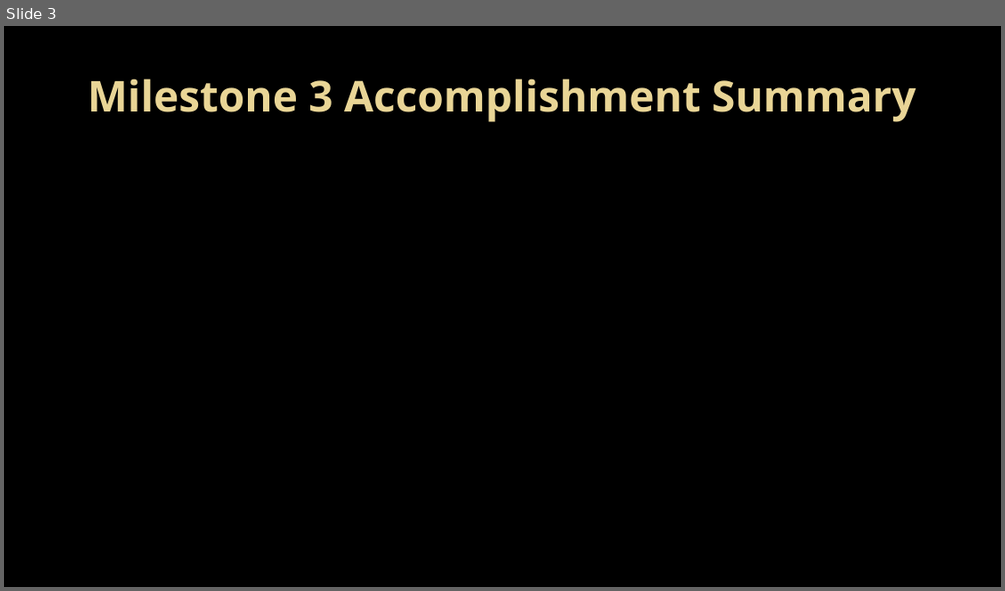
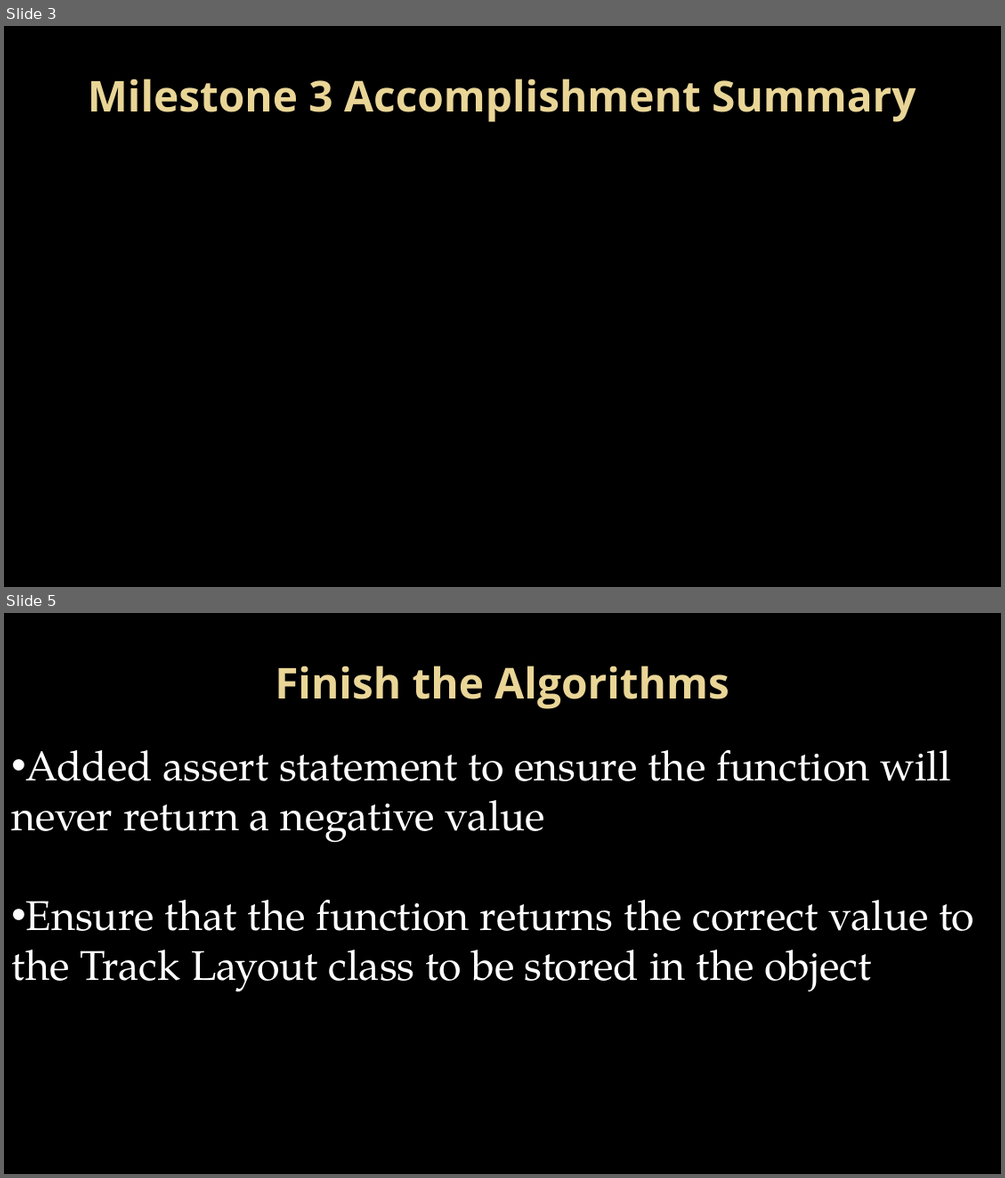
Before and after one commit to Topgun122104/SeniorProj, a slide deck: Documents/Presentations/Milestone 3 presentation.pptx. Shown one above the other, each under a label of ours: slide 3 before the commit, slides 3 and 5 after it; the slides between them are not shown. The pictures are 1005x591 and 1005x1178 pixels, drawn with LibreOffice and Linux fonts; fonts in the diff are those of the drawing; background and template pictures are left out. Boxes give left, top, right and bottom in pixels: in the first picture for what was removed or moved away, otherwise in the second. Text is boxed around its words. In the diff, an @@ line names an element or a change of style, - is before the commit and + after.

```diff
--- a/Documents/Presentations/Milestone 3 presentation.pptx
+++ b/Documents/Presentations/Milestone 3 presentation.pptx
@@ slide 5 added at bbox=[4, 613, 1001, 1174], background picture (left out) @@
@@ title added at bbox=[275, 666, 728, 709], 41 pt, text gradient #EAD696 to #E7D081, bold @@
+Finish the Algorithms
@@ text added at bbox=[11, 750, 974, 991], 40 pt, text #FFFFFF @@
+• Added assert statement to ensure the function will never return a negative value
+• Ensure that the function returns the correct value to the Track Layout class to be stored in the object
```
Also in this commit, not shown: 1 slide changed, 4 other slides added, 2 slides removed, 1 other file.
